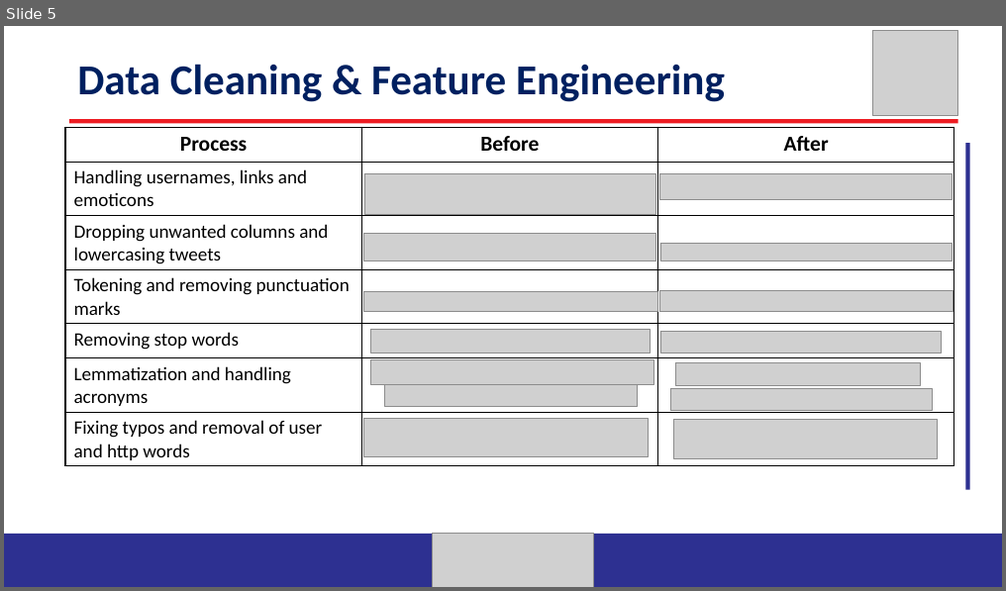
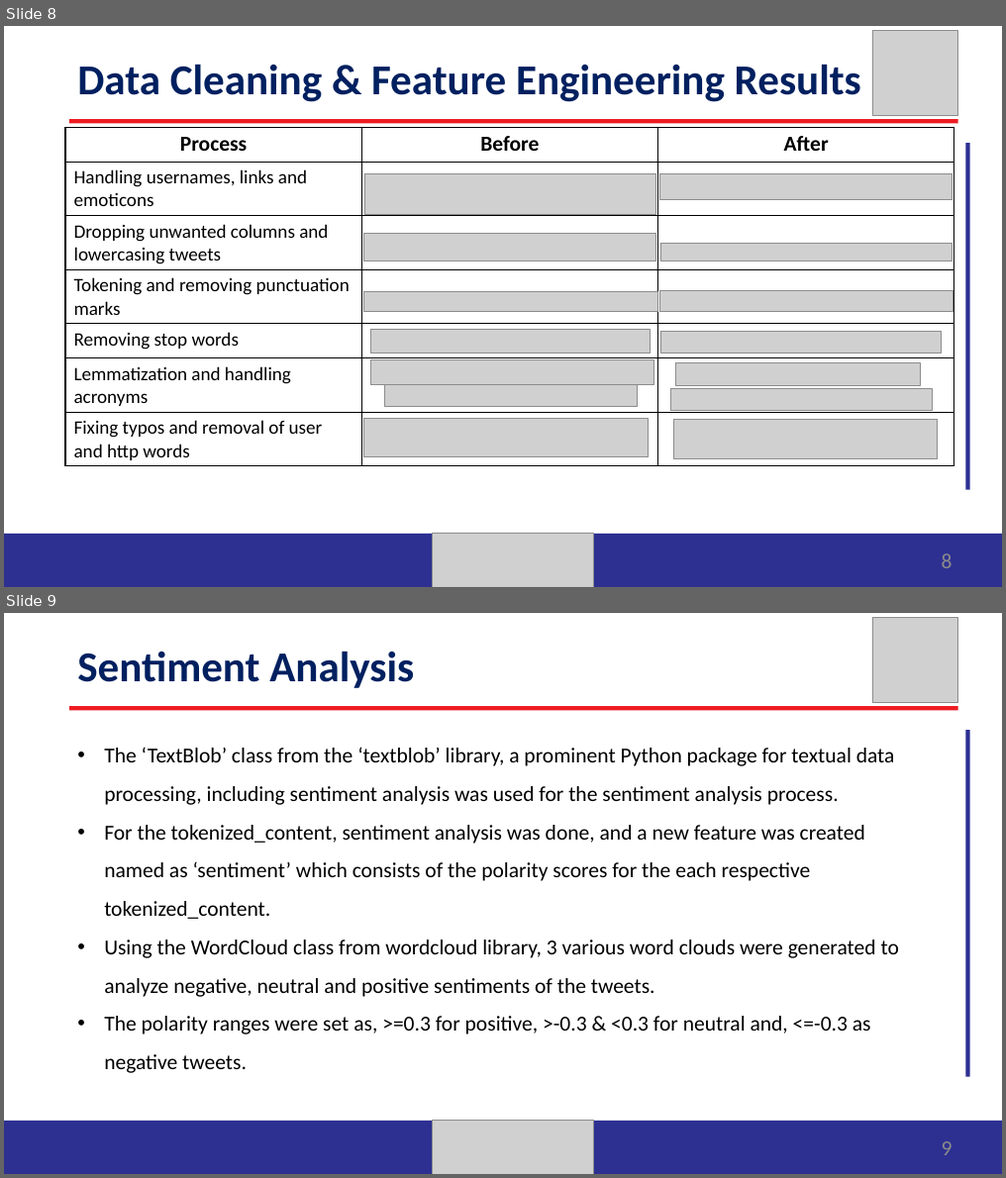
Before and after one commit to Rushanthi23/canadapost_sentiment_analysis, a slide deck: FinalProject_Group2_NLP.pptx. Shown one above the other, each under a label of ours: slide 5 before the commit, slides 8 and 9 after it. The pictures are 1006x591 and 1006x1178 pixels, drawn with LibreOffice and Linux fonts; fonts in the diff are those of the drawing; grey boxes stand for pictures. Boxes give left, top, right and bottom in pixels: in the first picture for what was removed or moved away, otherwise in the second. Text is boxed around its words. In the diff, an @@ line names an element or a change of style, - is before the commit and + after.

```diff
--- a/FinalProject_Group2_NLP.pptx
+++ b/FinalProject_Group2_NLP.pptx
@@ slide 9 added at box(4, 613, 1002, 1174), background #FFFFFF @@
@@ picture added at box(873, 617, 958, 703) @@
@@ text added at box(77, 651, 414, 688), 36 pt, text #002060, bold @@
+Sentiment Analysis
@@ freeform shape added at box(69, 706, 958, 710), fill #ED1C22 @@
@@ freeform shape added at box(966, 730, 970, 1077), fill #2D3091 @@
@@ text added at box(104, 747, 899, 1073), 18 pt, text #000000 @@
+• The ‘TextBlob’ class from the ‘textblob’ library, a prominent Python package for textual data processing, including sentiment analysis was used for the sentiment analysis process.
+• For the tokenized_content, sentiment analysis was done, and a new feature was created named as ‘sentiment’ which consists of the polarity scores for the each respective tokenized_content.
+• Using the WordCloud class from wordcloud library, 3 various word clouds were generated to analyze negative, neutral and positive sentiments of the tweets.
+• The polarity ranges were set as, >=0.3 for positive, >-0.3 & <0.3 for neutral and, <=-0.3 as negative tweets.
@@ freeform shape added at box(4, 1121, 503, 1174), fill #2D3091 @@
@@ picture added at box(433, 1121, 594, 1174) @@
@@ picture added at box(440, 1125, 593, 1174) @@
@@ freeform shape added at box(543, 1121, 1002, 1174), fill #2D3091 @@
@@ page number added at box(942, 1142, 952, 1156), 18 pt, text #8C8C8C @@
+9
@@ what was slide 5 is now slide 8 @@
@@ slide 8 changed as well @@
@@ text at box(77, 64, 861, 102): text changed @@
-Data Cleaning & Feature Engineering
+Data Cleaning & Feature Engineering Results
@@ page number added at box(942, 554, 952, 569), 18 pt, text #8C8C8C @@
+8
```
Also in this commit, not shown: 10 other slides changed, 5 other slides added, 1 other file.
